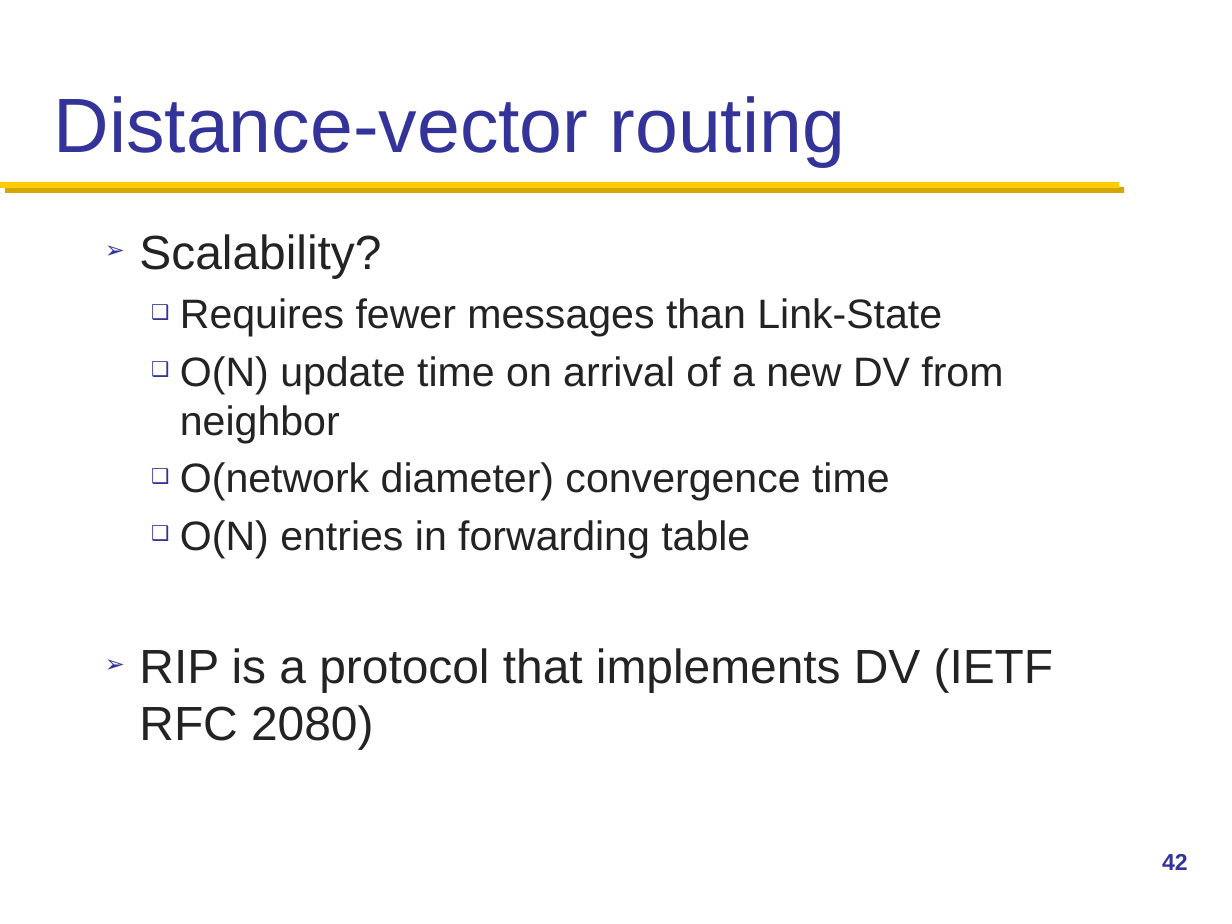
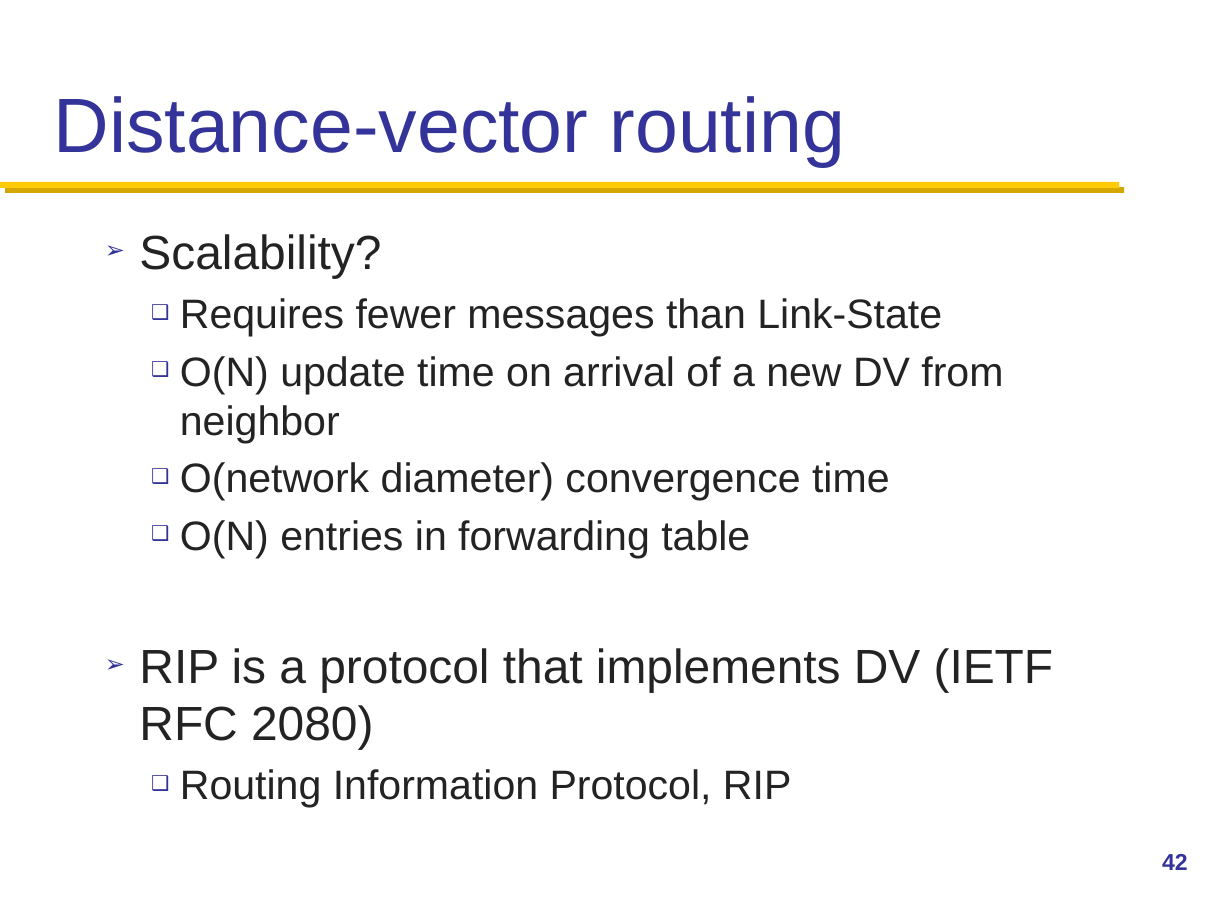
Before and after one commit to henryhxu/CSCI4430-ESTR4120, a slide deck: slide 42 of lec/lec13.pptx. Drawn at 1232x924 pixels with LibreOffice and Linux fonts; fonts in the diff are those of the drawing; background and template pictures are left out. Boxes give left, top, right and bottom in pixels: in the first picture for what was removed or moved away, otherwise in the second. Text is boxed around its words. In the diff, an @@ line names an element or a change of style, - is before the commit and + after.

```diff
--- a/lec/lec13.pptx
+++ b/lec/lec13.pptx
@@ text at bbox=[180, 769, 791, 807]: paragraph added @@
+  ❑ Routing Information Protocol, RIP
```
Also in this commit, not shown: 4 other slides changed.
